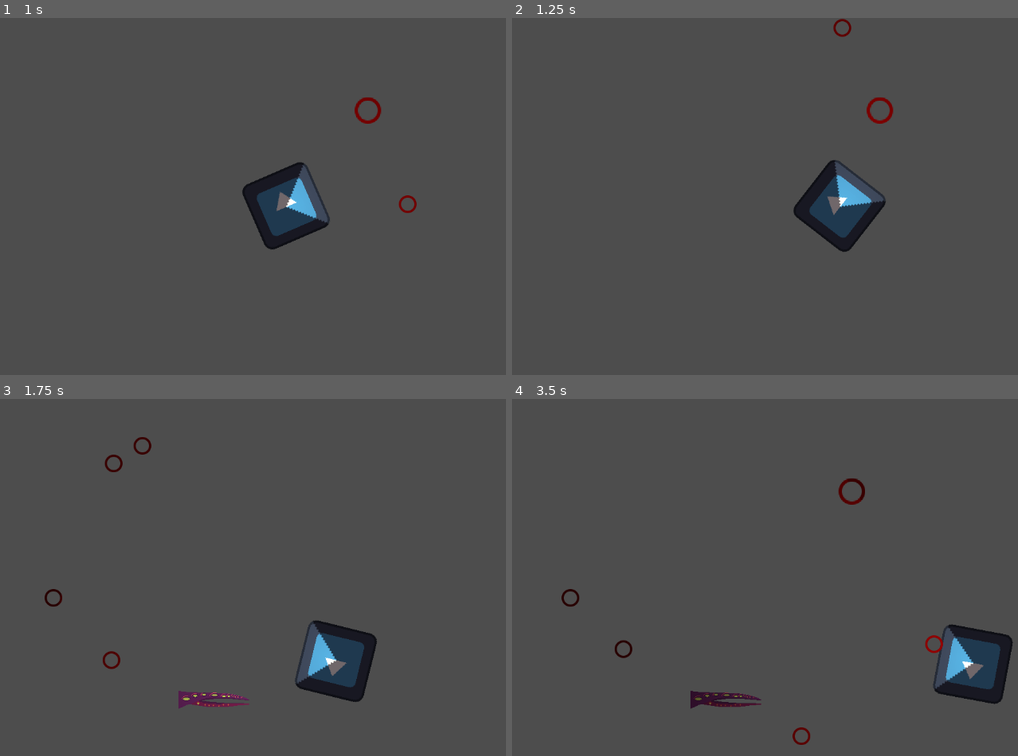
Above: before the commit, frames 1-4 (two rows, left to right).
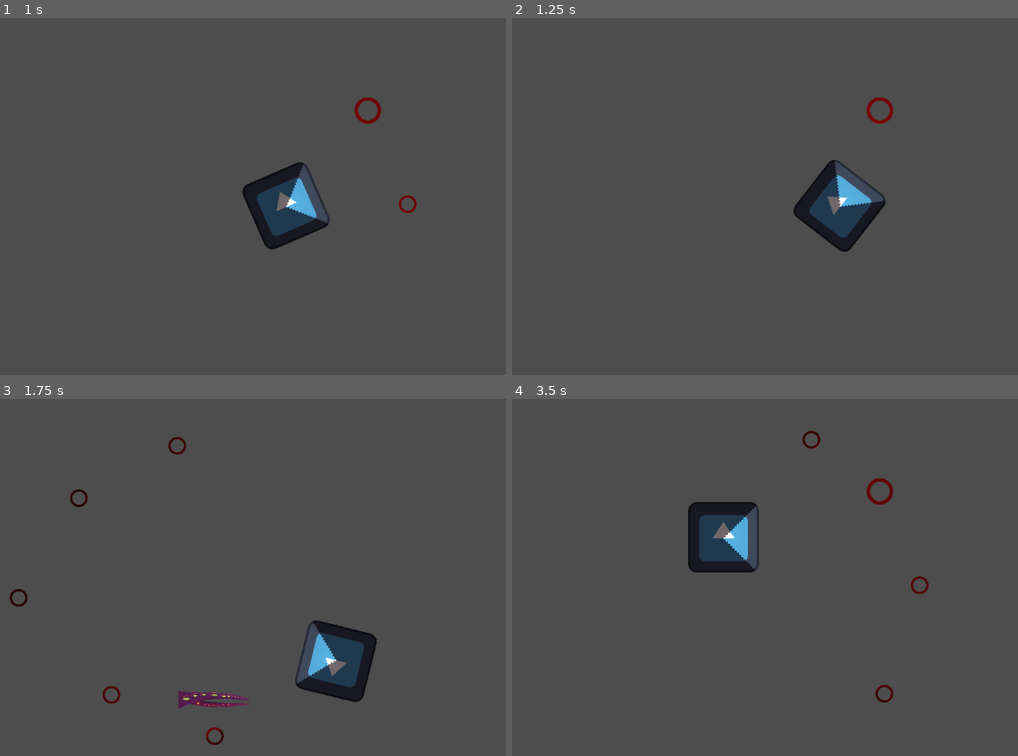
Above: after the commit, the same moments.

Repository: longhousedev/gamejam2024
Game: Godot game, scene res://Levels/TestLevel.tscn
Same seed, same stepped clock (60 frames per second), same inputs: the game is played once before the commit and once after it. The engine's default icon, where the game draws it, is replaced by a stand-in: a white triangle on a blue panel in a dark square.
Inputs (mouse positions are in pixels of both pictures, inside the frame that each line leads up to):
- Up to frame 1 (1 s): tap Enter at 0.5 s; move the mouse to (344, 178) at 0.52 s; hold D (move_right) from 0.53 s (still down); right-click (344, 178) at 0.6 s
- Up to frame 2 (1.25 s): keep holding D (move_right)
- Up to frame 3 (1.75 s): move the mouse to (80, 595) at 1.27 s; release D (move_right) at 1.28 s; hold S (move_down) from 1.28 s (still down); tap Q (rotate_anticlock) at 1.35 s
- Up to frame 4 (3.5 s): move the mouse to (780, 498) at 2.02 s; release S (move_down) at 2.03 s; hold D (move_right) 2.03-2.78 s; tap E (rotate_clock) at 2.1 s; move the mouse to (684, 648) at 2.77 s; hold W (move_up) from 2.78 s (still down); right-click (684, 648) at 2.85 s

Frame 1 is identical in both runs. In frame 2, less than 0.1% of the frame differs, in the area x 63-68%, y 0-6%; in frame 3, 0.6%; in frame 4, 6.1%, in the area x 9-100%, y 8-97%.
Error after the commit: Invalid access to property or key 'position' on a base object of type 'Nil'. (res://Objects/move_to.gd:30)

Commit message:
Get latest changes from main

Diff:
--- /dev/null
+++ b/Levels/EnemyTest.tscn
@@ -0,0 +1,35 @@
+[gd_scene load_steps=5 format=3 uid="uid://byhnyrks8b6io"]
+
+[ext_resource type="PackedScene" uid="uid://diqeaab1akt8r" path="res://Objects/player.tscn" id="1_buqj4"]
+[ext_resource type="Texture2D" uid="uid://yirfcoqdo7ts" path="res://Sprites/VisionCone.png" id="2_cpdq1"]
+[ext_resource type="PackedScene" uid="uid://nuyv2pcwdehp" path="res://Objects/enemy.tscn" id="3_rq2dm"]
+
+[sub_resource type="NavigationPolygon" id="NavigationPolygon_ph5hq"]
+outlines = Array[PackedVector2Array]([PackedVector2Array(-8, 18, 155, 13, 1152, 8, 1148, 648, -4, 657)])
+source_geometry_group_name = &"navigation_polygon_source_group"
+
+[node name="Scene" type="Node2D"]
+
+[node name="Player" parent="." instance=ExtResource("1_buqj4")]
+position = Vector2(586, 341)
+
+[node name="PointLight2D" type="PointLight2D" parent="Player"]
+rotation = 1.5708
+shadow_enabled = true
+texture = ExtResource("2_cpdq1")
+
+[node name="Enemy" parent="." instance=ExtResource("3_rq2dm")]
+position = Vector2(869, 168)
+scale = Vector2(1.5, 1.5)
+
+[node name="CharacterBody2D" parent="Enemy" index="0" node_paths=PackedStringArray("player_script")]
+player_script = NodePath("../../Player")
+
+[node name="CanvasModulate" type="CanvasModulate" parent="."]
+color = Color(0.309804, 0.309804, 0.309804, 1)
+
+[node name="NavigationRegion2D" type="NavigationRegion2D" parent="."]
+navigation_polygon = SubResource("NavigationPolygon_ph5hq")
+
+[editable path="Player"]
+[editable path="Enemy"]
--- a/Objects/enemy.tscn
+++ b/Objects/enemy.tscn
@@ -1,8 +1,8 @@
-[gd_scene load_steps=5 format=3 uid="uid://d11som7k0yerv"]
+[gd_scene load_steps=5 format=3 uid="uid://nuyv2pcwdehp"]
 
 [ext_resource type="Texture2D" uid="uid://d2cdag2gm0vtt" path="res://Test Enemy.png" id="1_7r4e7"]
-[ext_resource type="Script" path="res://Scripts/enemy_movement.gd" id="1_d6ix7"]
 [ext_resource type="Script" path="res://Scripts/VisibleObjects/VisibleEnemy.gd" id="1_ola76"]
+[ext_resource type="Script" path="res://Objects/move_to.gd" id="2_o83io"]
 
 [sub_resource type="CircleShape2D" id="CircleShape2D_wwp0c"]
 radius = 15.0
@@ -13,10 +13,12 @@
 body = NodePath("CharacterBody2D")
 
 [node name="CharacterBody2D" type="CharacterBody2D" parent="." groups=["enemy"]]
-script = ExtResource("1_d6ix7")
+script = ExtResource("2_o83io")
 
 [node name="CollisionShape2D" type="CollisionShape2D" parent="CharacterBody2D"]
 shape = SubResource("CircleShape2D_wwp0c")
 
 [node name="Sprite2D" type="Sprite2D" parent="CharacterBody2D"]
 texture = ExtResource("1_7r4e7")
+
+[node name="NavigationAgent2D" type="NavigationAgent2D" parent="CharacterBody2D"]
--- /dev/null
+++ b/Objects/move_to.gd
@@ -0,0 +1,39 @@
+extends CharacterBody2D
+
+@export var player_script: Player_Movement
+var movement_speed: float = 1
+var movement_target_position: Vector2
+
+@onready var navigation_agent: NavigationAgent2D = $NavigationAgent2D
+
+func _ready():
+	# These values need to be adjusted for the actor's speed
+	# and the navigation layout.
+	navigation_agent.path_desired_distance = 4.0
+	navigation_agent.target_desired_distance = 4.0
+
+	# Make sure to not await during _ready.
+	call_deferred("actor_setup")
+
+func actor_setup():
+	# Wait for the first physics frame so the NavigationServer can sync.
+	await get_tree().physics_frame
+
+	# Now that the navigation map is no longer empty, set the movement target.
+	set_movement_target(movement_target_position)
+
+func set_movement_target(movement_target: Vector2):
+	navigation_agent.target_position = movement_target
+
+func _physics_process(delta):
+
+	set_movement_target(player_script.position)
+
+	if navigation_agent.is_navigation_finished():
+		return
+
+	var current_agent_position: Vector2 = global_position
+	var next_path_position: Vector2 = navigation_agent.get_next_path_position()
+
+	velocity = current_agent_position.direction_to(next_path_position) * movement_speed
+	move_and_slide()
--- a/Scripts/player_movement.gd
+++ b/Scripts/player_movement.gd
@@ -1,4 +1,4 @@
-extends CharacterBody2D
+class_name Player_Movement extends CharacterBody2D
 
 @export var SPEED = 300.0
 @export var ROTATION_SPEED = 4
Not shown: 1 places in Levels/TestLevel.tscn that only renumber resources
Not shown: 1 places in Objects/player.tscn that only renumber resources
